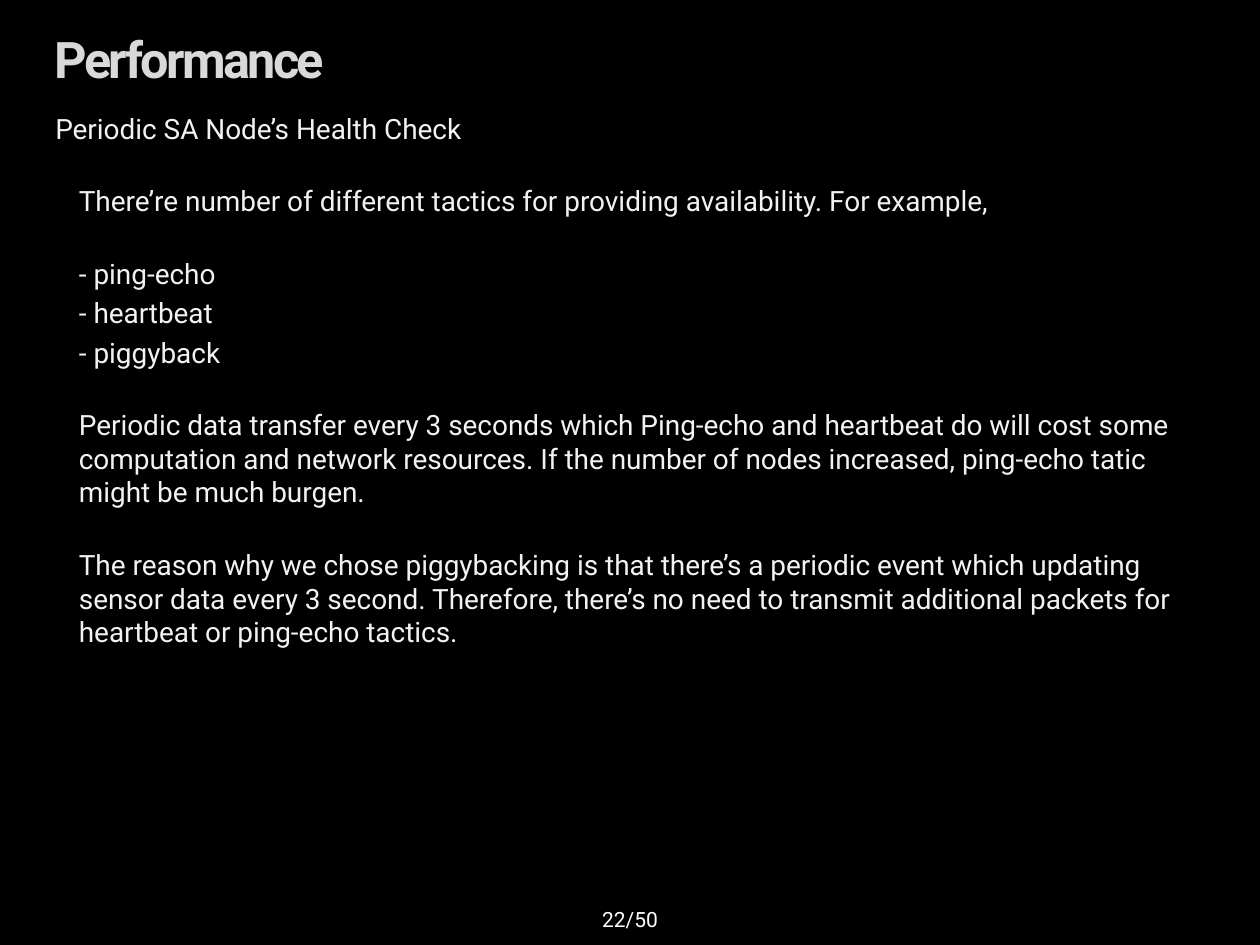
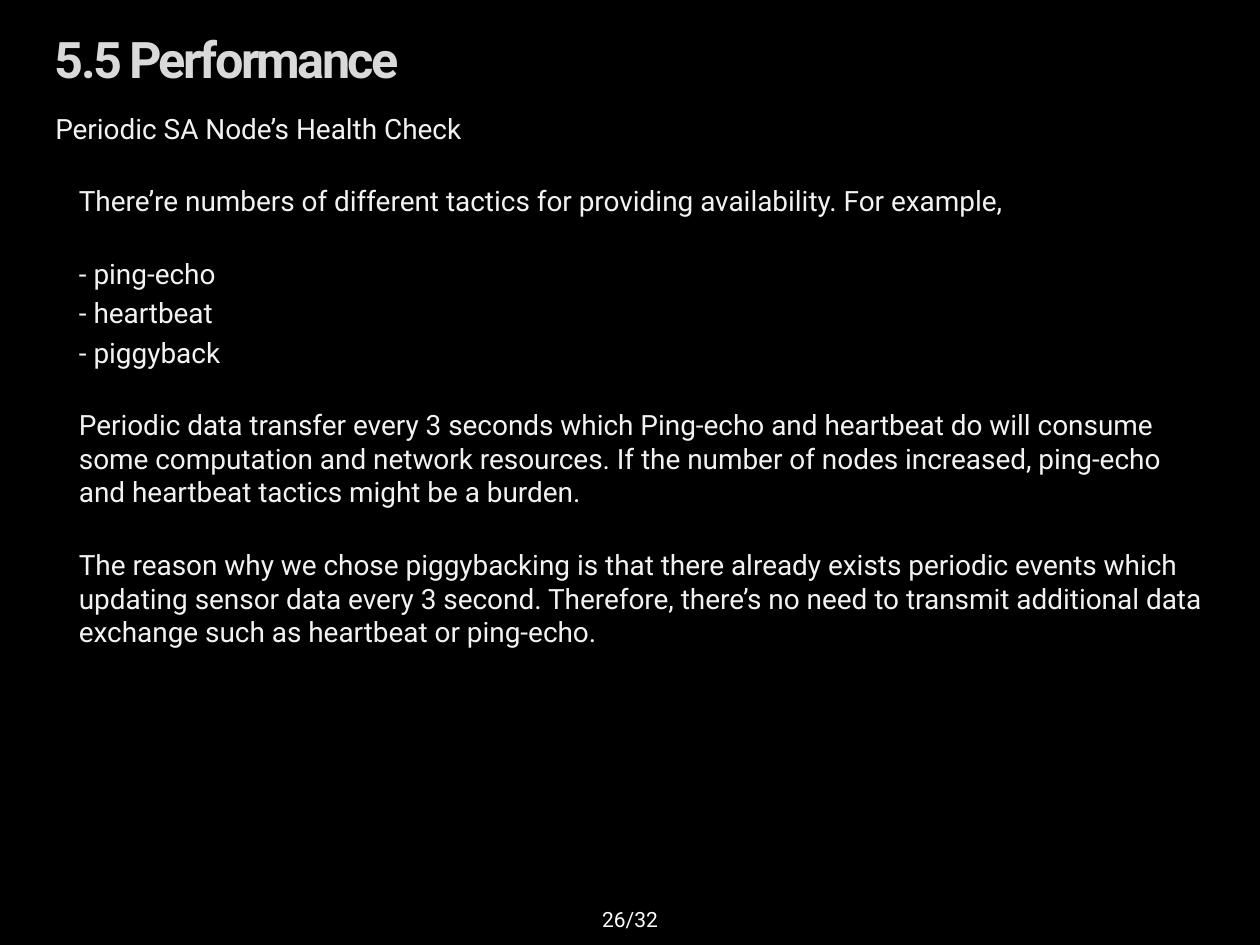
Before and after one commit to youkkwon/smarthome, a slide deck: slide 26 of doc/Docs/IoT System Final Presentation_0624.pptx (slide 22 before the commit). Drawn at 1260x945 pixels with LibreOffice and Linux fonts; fonts in the diff are those of the drawing; background and template pictures are left out. Boxes give left, top, right and bottom in pixels: in the first picture for what was removed or moved away, otherwise in the second. Text is boxed around its words. In the diff, an @@ line names an element or a change of style, - is before the commit and + after.

```diff
--- a/doc/Docs/IoT System Final Presentation_0624.pptx
+++ b/doc/Docs/IoT System Final Presentation_0624.pptx
@@ title at (55, 39, 398, 79): text changed @@
-Performance
+5.5 Performance
@@ text at (79, 189, 1002, 217): text changed @@
-There’re number of different tactics for providing availability. For example,
+There’re numbers of different tactics for providing availability. For example,
@@ text at (79, 413, 1201, 648): text changed @@
-Periodic data transfer every 3 seconds which Ping-echo and heartbeat do will cost some computation and network resources. If the number of nodes increased, ping-echo tatic might be much burgen.
-The reason why we chose piggybacking is that there’s a periodic event which updating sensor data every 3 second. Therefore, there’s no need to transmit additional packets for heartbeat or ping-echo tactics.
+Periodic data transfer every 3 seconds which Ping-echo and heartbeat do will consume some computation and network resources. If the number of nodes increased, ping-echo and heartbeat tactics might be a burden.
+The reason why we chose piggybacking is that there already exists periodic events which updating sensor data every 3 second. Therefore, there’s no need to transmit additional data exchange such as heartbeat or ping-echo.
@@ page number at (602, 912, 658, 929): text changed @@
-22/50
+26/32
```
Also in this commit, not shown: 17 other slides changed, 9 slides added.
